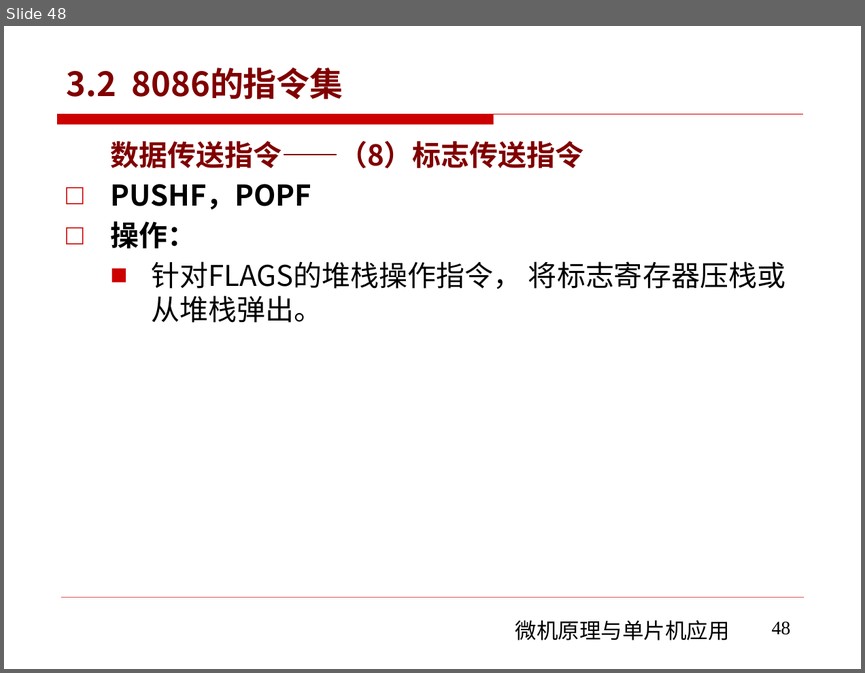
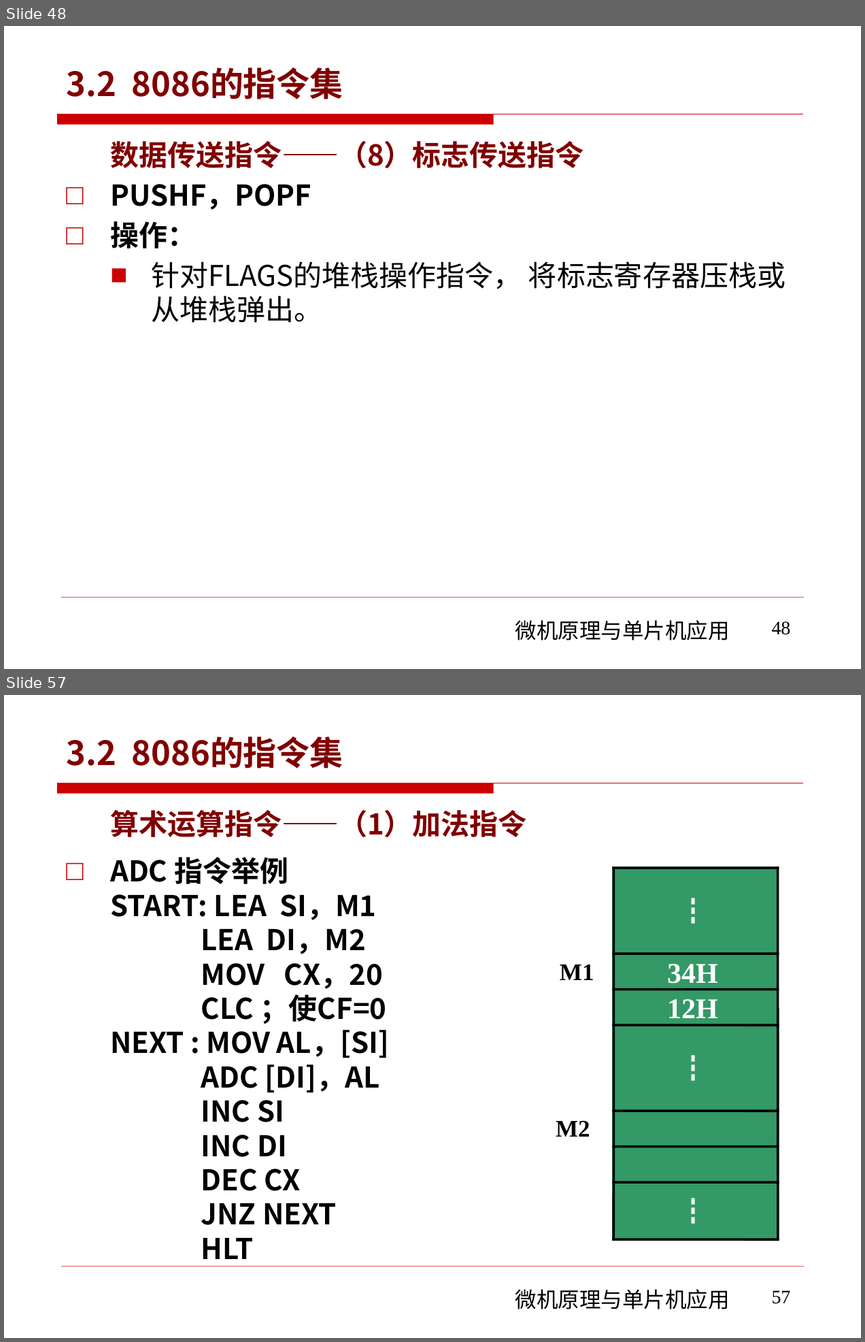
Before and after one commit to rshouc/Microcomputer, a slide deck: PPT/The Principle of Microcomputer/第三章 微机原理（8086的指令系统-指令集).pptx. Shown one above the other, each under a label of ours: slide 48 before the commit, slides 48 and 57 after it; the slides between them are not shown. The pictures are 865x673 and 865x1342 pixels, drawn with LibreOffice and Linux fonts; fonts in the diff are those of the drawing; background and template pictures are left out. Boxes give left, top, right and bottom in pixels: in the first picture for what was removed or moved away, otherwise in the second. Text is boxed around its words. In the diff, an @@ line names an element or a change of style, - is before the commit and + after.

```diff
--- a/PPT/The Principle of Microcomputer/第三章 微机原理（8086的指令系统-指令集).pptx
+++ b/PPT/The Principle of Microcomputer/第三章 微机原理（8086的指令系统-指令集).pptx
@@ slide 57 added at [4, 695, 861, 1338], background #FFFFFF; not listed: 3 template elements that a slide beside it also shows @@
@@ title added at [67, 736, 343, 768], 28 pt, text #800000, bold @@
+3.2 8086的指令集
@@ text added at [110, 810, 527, 1259], 24 pt, text #000000 @@
+算术运算指令——（1）加法指令
+□ ADC 指令举例
+START: LEA SI，M1
+LEA DI，M2
+MOV CX，20
+CLC ；使CF=0
+NEXT : MOV AL，[SI]
+ADC [DI]，AL
+INC SI
+INC DI
+DEC CX
+JNZ NEXT
+HLT
@@ group added at [555, 868, 778, 1239]: 10 lines, 7 texts, 1 rectangle @@
+┇
+┇
+┇
+M1
+12H
+34H
+M2
@@ page number added at [772, 1290, 791, 1304], 16 pt, text #000000 @@
+57
```
Also in this commit, not shown: 111 other slides added.
